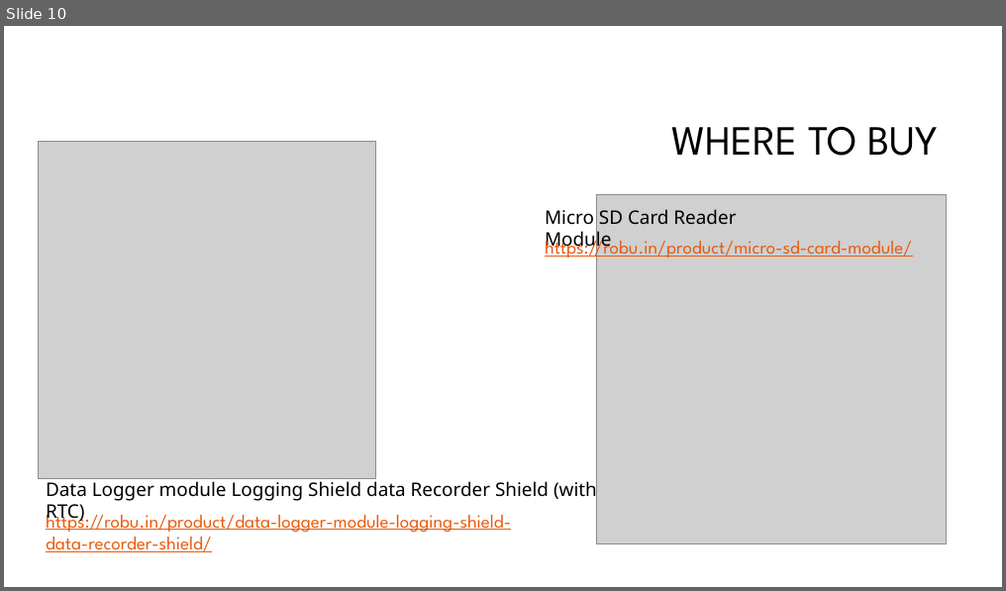
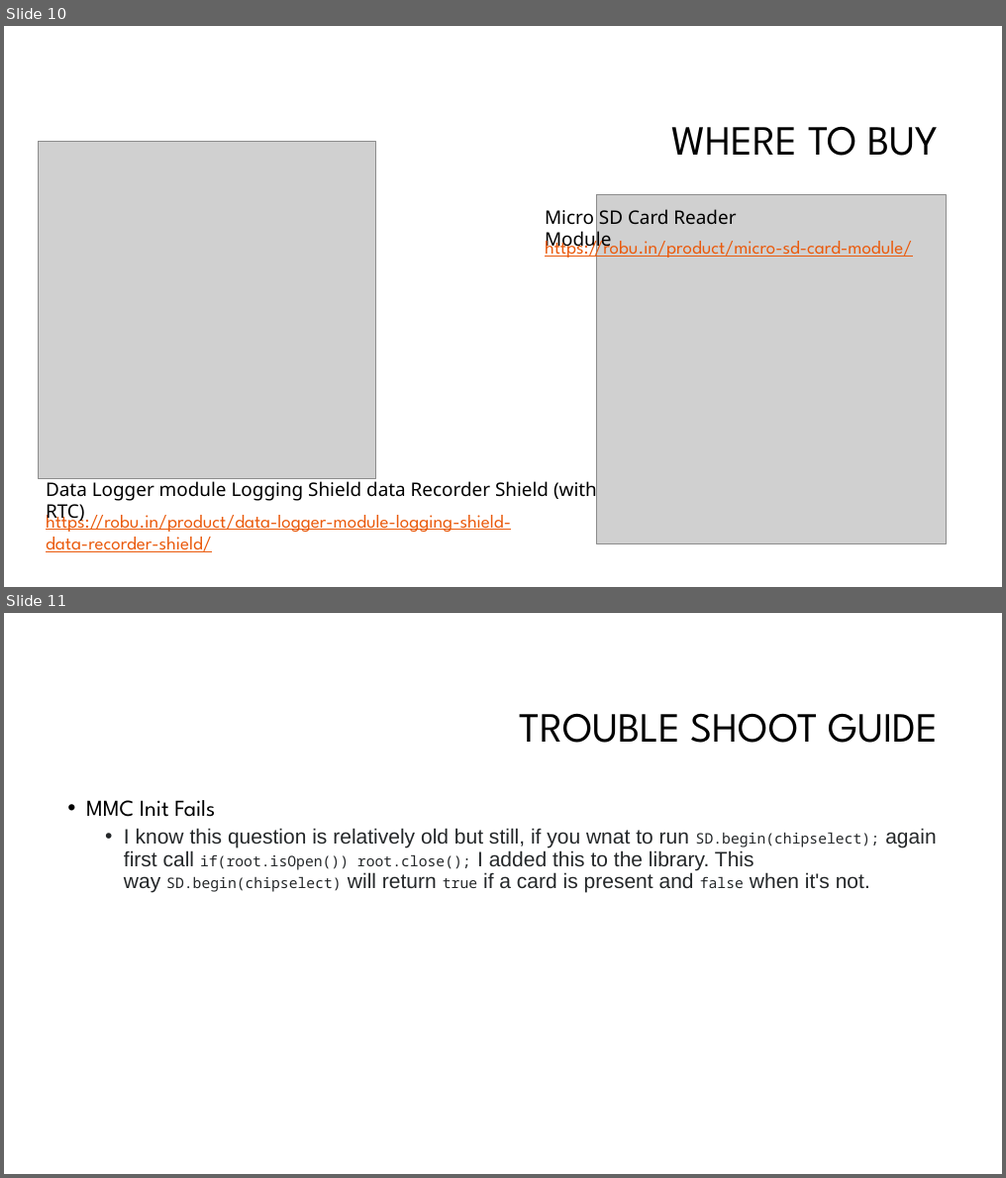
Before and after one commit to softwaresunleashed/arduino, a slide deck: custom_projects/01_MicroSdCardInterfacing/01_MicroSdCardInterfacing.pptx. Shown one above the other, each under a label of ours: slide 10 before the commit, slides 10 and 11 after it. The pictures are 1006x591 and 1006x1178 pixels, drawn with LibreOffice and Linux fonts; fonts in the diff are those of the drawing; grey boxes stand for pictures; background and template pictures are left out. Boxes give left, top, right and bottom in pixels: in the first picture for what was removed or moved away, otherwise in the second. Text is boxed around its words. In the diff, an @@ line names an element or a change of style, - is before the commit and + after.

```diff
--- a/custom_projects/01_MicroSdCardInterfacing/01_MicroSdCardInterfacing.pptx
+++ b/custom_projects/01_MicroSdCardInterfacing/01_MicroSdCardInterfacing.pptx
@@ slide 11 added at [4, 613, 1002, 1174], background #FFFFFF @@
@@ title added at [520, 713, 938, 743], 40 pt, text #000000 @@
+TROUBLE SHOOT GUIDE
@@ text added at [86, 800, 936, 893], 20 pt, text #242729 @@
+• MMC Init Fails
+  • I know this question is relatively old but still, if you wnat to run SD.begin(chipselect); again first call if(root.isOpen()) root.close(); I added this to the library. This way SD.begin(chipselect) will return true if a card is present and false when it's not.
```
Also in this commit, not shown: 8 other files.
